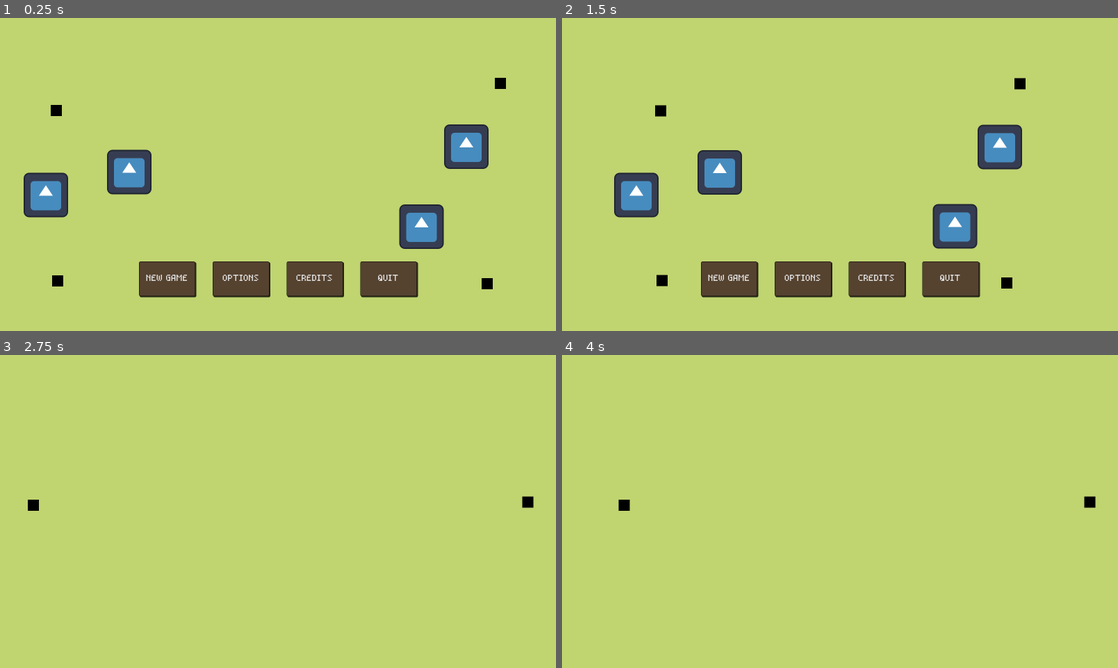
Above: before the commit, frames 1-4 (two rows, left to right).
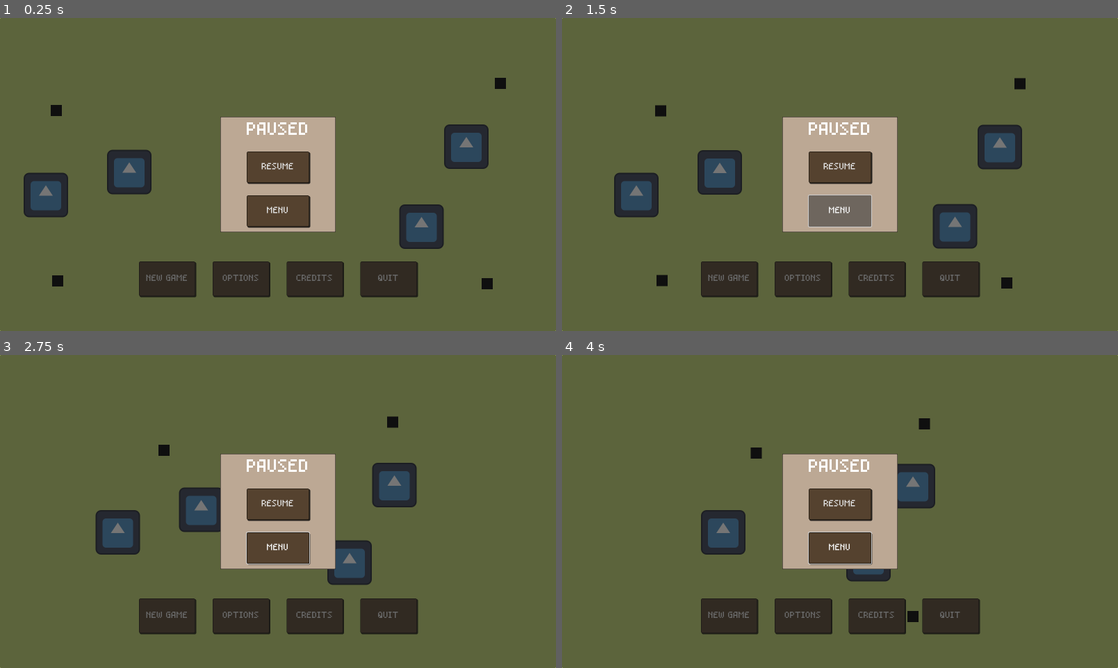
Above: after the commit, the same moments.

Repository: matulai/videojuego-rival-tactics
Game: Godot game, scene res://scenes/main_menu.tscn
Same seed, same stepped clock (60 frames per second), same inputs: the game is played once before the commit and once after it. The engine's default icon, where the game draws it, is replaced by a stand-in: a white triangle on a blue panel in a dark square.
Inputs (mouse positions are in pixels of both pictures, inside the frame that each line leads up to):
- Up to frame 1 (0.25 s): no input
- Up to frame 2 (1.5 s): click (840, 168) at 0.5 s, where only the run after the commit has a clickable "RESUME"; click (840, 212) at 1.25 s, where only the run after the commit has a clickable "MENU"
- Up to frame 3 (2.75 s): click "NEW GAME" at 2 s
- Up to frame 4 (4 s): click (728, 614) at 2.75 s, where only the run after the commit has a clickable "NEW GAME"; hold D (move_right_1) from 3.53 s (still down); tap Keypad 1 (attack_2) at 3.6 s

The runs differ from the first frame. In frame 1, 99% of the frame differs, in the area x 0-100%, y 0-100%; in frame 2, 99%; in frame 3, 100%; in frame 4, 100%.

Commit message:
Creacion de interfaz de menu de pausa

Diff:
--- a/boss_rival_tactics/scenes/Game.tscn
+++ b/boss_rival_tactics/scenes/Game.tscn
@@ -7,6 +7,7 @@
 [ext_resource type="Texture2D" uid="uid://bdud80ufe0f1y" path="res://assets/tilesets/overworld_tileset_grass.png" id="4_twpd1"]
 [ext_resource type="PackedScene" uid="uid://bs2lywj3j76gw" path="res://characters/archer/Archer.tscn" id="5_7eoaf"]
 [ext_resource type="Texture2D" uid="uid://dkne2x8q5jypc" path="res://assets/tilesets/BaseSet.png" id="5_h5syy"]
+[ext_resource type="FontVariation" uid="uid://c7vj672owbbn0" path="res://fonts/main_font.tres" id="9_eaxii"]
 [ext_resource type="PackedScene" uid="uid://d3dn20yxty3tt" path="res://characters/soldier/Soldier.tscn" id="9_wpucm"]
 
 [sub_resource type="NavigationPolygon" id="NavigationPolygon_wdq22"]
@@ -1551,6 +1552,37 @@
 [sub_resource type="TileSet" id="TileSet_hmpoe"]
 sources/0 = SubResource("TileSetAtlasSource_c83us")
 
+[sub_resource type="StyleBoxFlat" id="StyleBoxFlat_y7kl3"]
+bg_color = Color(0.737255, 0.658824, 0.580392, 1)
+border_width_left = 1
+border_width_top = 1
+border_width_right = 1
+border_width_bottom = 1
+border_color = Color(0.00784314, 0.00784314, 0.00784314, 1)
+corner_radius_top_left = 2
+corner_radius_top_right = 2
+corner_radius_bottom_right = 2
+corner_radius_bottom_left = 2
+expand_margin_left = 16.0
+expand_margin_top = 16.0
+expand_margin_right = 16.0
+expand_margin_bottom = 16.0
+
+[sub_resource type="StyleBoxFlat" id="StyleBoxFlat_hwgwp"]
+bg_color = Color(0.333333, 0.258824, 0.184314, 1)
+border_width_left = 1
+border_width_top = 1
+border_width_right = 1
+border_width_bottom = 1
+border_color = Color(0.00820203, 0.00820202, 0.00820201, 1)
+corner_radius_top_left = 4
+corner_radius_top_right = 4
+corner_radius_bottom_right = 4
+corner_radius_bottom_left = 4
+shadow_color = Color(0, 0, 0, 0.784314)
+shadow_size = 1
+shadow_offset = Vector2(2.5, 2.5)
+
 [node name="Game" type="Node"]
 script = ExtResource("1_5op4d")
 unit_scenes_left = Array[PackedScene]([ExtResource("9_wpucm"), ExtResource("5_7eoaf")])
@@ -1607,3 +1639,77 @@
 
 [node name="PlayerTwoSpawn" type="Marker2D" parent="PlayersSpawner"]
 position = Vector2(1519, 423)
+
+[node name="Control" type="Control" parent="."]
+z_index = 1
+layout_mode = 3
+anchors_preset = 15
+anchor_right = 1.0
+anchor_bottom = 1.0
+grow_horizontal = 2
+grow_vertical = 2
+
+[node name="Panel" type="Panel" parent="Control"]
+layout_mode = 1
+anchors_preset = 15
+anchor_right = 1.0
+anchor_bottom = 1.0
+grow_horizontal = 2
+grow_vertical = 2
+
+[node name="Panel" type="Panel" parent="Control/Panel"]
+layout_mode = 1
+anchors_preset = 8
+anchor_left = 0.5
+anchor_top = 0.5
+anchor_right = 0.5
+anchor_bottom = 0.5
+offset_left = -150.0
+offset_top = -150.0
+offset_right = 150.0
+offset_bottom = 150.0
+grow_horizontal = 2
+grow_vertical = 2
+theme_override_styles/panel = SubResource("StyleBoxFlat_y7kl3")
+
+[node name="VBoxContainer2" type="VBoxContainer" parent="Control/Panel/Panel"]
+layout_mode = 1
+anchors_preset = 13
+anchor_left = 0.5
+anchor_right = 0.5
+anchor_bottom = 1.0
+offset_left = -90.0
+offset_right = 90.0
+grow_horizontal = 2
+grow_vertical = 2
+theme_override_constants/separation = 36
+
+[node name="Label" type="Label" parent="Control/Panel/Panel/VBoxContainer2"]
+layout_mode = 2
+theme_override_font_sizes/font_size = 48
+text = "PAUSED"
+
+[node name="VBoxContainer" type="VBoxContainer" parent="Control/Panel/Panel/VBoxContainer2"]
+layout_mode = 2
+size_flags_vertical = 3
+theme_override_constants/separation = 36
+
+[node name="ResumeButton" type="Button" parent="Control/Panel/Panel/VBoxContainer2/VBoxContainer"]
+layout_mode = 2
+size_flags_horizontal = 3
+size_flags_vertical = 3
+theme_override_fonts/font = ExtResource("9_eaxii")
+theme_override_font_sizes/font_size = 24
+theme_override_styles/normal = SubResource("StyleBoxFlat_hwgwp")
+action_mode = 0
+text = "RESUME"
+
+[node name="MenuButton" type="Button" parent="Control/Panel/Panel/VBoxContainer2/VBoxContainer"]
+layout_mode = 2
+size_flags_horizontal = 3
+size_flags_vertical = 3
+theme_override_fonts/font = ExtResource("9_eaxii")
+theme_override_font_sizes/font_size = 24
+theme_override_styles/normal = SubResource("StyleBoxFlat_hwgwp")
+action_mode = 0
+text = "MENU"
Not shown: 1 places in boss_rival_tactics/scenes/Game.tscn that only renumber resources
